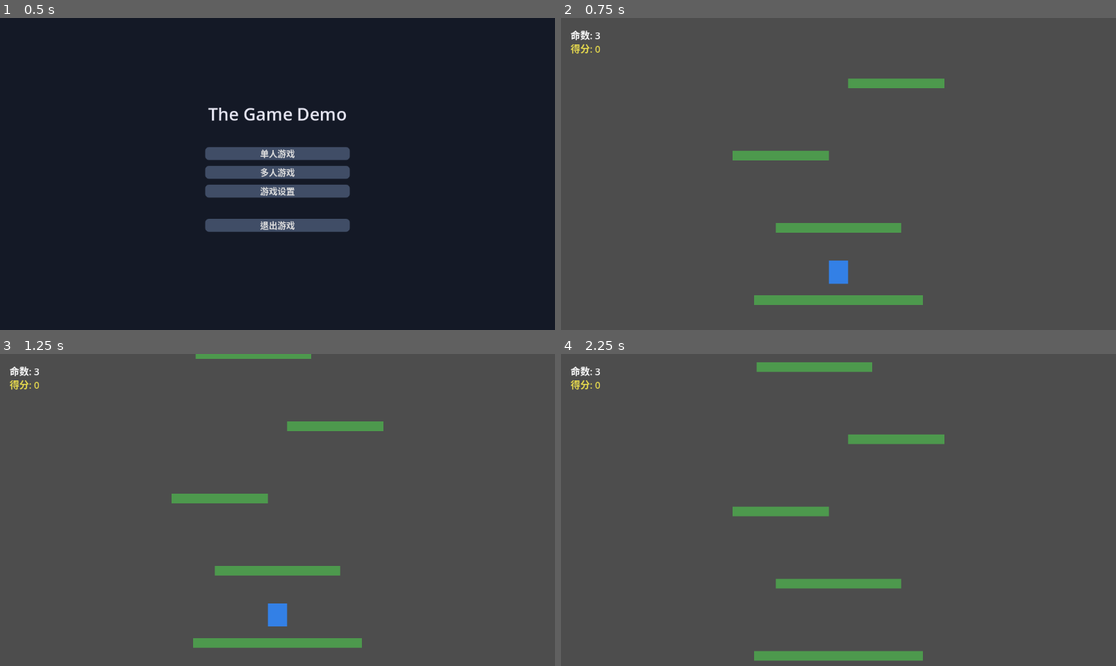
Above: before the commit, frames 1-4 (two rows, left to right).
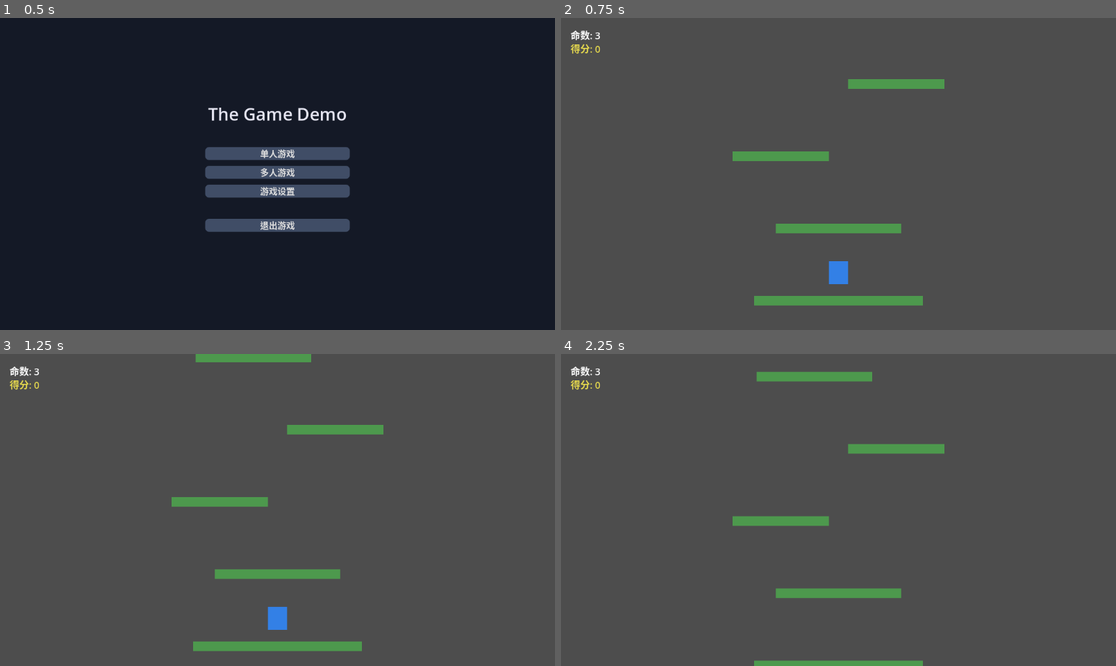
Above: after the commit, the same moments.

Repository: RainLinXi/ds-godot-2d-multiplayer
Game: Godot game, scene res://scenes/main_menu/main_menu.tscn
Same seed, same stepped clock (60 frames per second), same inputs: the game is played once before the commit and once after it.
Inputs (mouse positions are in pixels of both pictures, inside the frame that each line leads up to):
- Up to frame 1 (0.5 s): no input
- Up to frame 2 (0.75 s): click "单人游戏" at 0.5 s
- Up to frame 3 (1.25 s): no input
- Up to frame 4 (2.25 s): tap Enter (ui_accept) at 1.25, 1.52 s; move the mouse to (960, 494) at 1.27 s; hold Right (ui_right) 1.28-2 s; click (960, 494) at 1.42 s; drag from (727, 525) to (827, 659) at 2.02 s

Frame 1 is identical in both runs. In frame 2, 0.4% of the frame differs, in the area x 30-70%, y 19-93%; in frame 3, 2.3%; in frame 4, 6.2%, in the area x 30-70%, y 2-100%.

Commit message:
修复相机逻辑和跳跃高度
- 相机: 改为固定速度上升，不再根据玩家位置减速等待
- 掉落检测: 玩家超出相机底部即扣命
- 跳跃: 速度 -450→-580，跳跃高度从 ~103px 提升到 ~172px（>150px 平台间距）

Co-Authored-By: Claude Opus 4.6 <noreply@anthropic.com>

Diff:
--- a/the-game-demo/scripts/game/camera_controller.gd
+++ b/the-game-demo/scripts/game/camera_controller.gd
@@ -6,7 +6,6 @@
 @export var base_rise_speed: float = 40.0     # 基础上升速度（像素/秒）
 @export var rise_acceleration: float = 0.5    # 每秒加速量
 @export var death_margin: float = 100.0       # 超出相机底部多少像素判定死亡
-@export var min_player_gap: float = 120.0     # 相机底部与最低玩家的最小间距
 
 var current_rise_speed: float
 var elapsed_time: float = 0.0
@@ -29,6 +28,9 @@
 	elapsed_time += delta
 	current_rise_speed = base_rise_speed + rise_acceleration * elapsed_time
 
+	# 固定速度上升，不受玩家位置影响
+	camera.position.y -= current_rise_speed * delta
+
 	# 收集存活玩家
 	alive_players.clear()
 	for p: PlayerController in get_tree().get_nodes_in_group("player"):
@@ -38,25 +40,9 @@
 	if alive_players.is_empty():
 		return  # 由 GameWorld 处理游戏结束
 
-	# 找最低的存活玩家
-	var lowest_y: float = alive_players[0].position.y
-	for p: PlayerController in alive_players:
-		if p.position.y > lowest_y:
-			lowest_y = p.position.y
-
-	# 调整上升速度: 如果最低玩家接近相机底部，减速等待
+	# 检测掉落: 玩家超出相机底部一定距离即扣命
 	var viewport_height := get_viewport_rect().size.y
 	var camera_bottom := camera.position.y + viewport_height / 2.0
-	var speed_mult := 1.0
-
-	if lowest_y > camera_bottom - min_player_gap:
-		speed_mult = max(0.0, (camera_bottom - lowest_y) / min_player_gap)
-
-	# 应用相机上升
-	camera.position.y -= current_rise_speed * speed_mult * delta
-
-	# 检测掉落: 玩家超出相机底部一定距离
-	camera_bottom = camera.position.y + viewport_height / 2.0
 	for p: PlayerController in alive_players:
 		if p.position.y > camera_bottom + death_margin:
 			game_world.on_player_fell(p)
--- a/the-game-demo/scripts/game/player/player_controller.gd
+++ b/the-game-demo/scripts/game/player/player_controller.gd
@@ -5,7 +5,7 @@
 
 # 基础参数
 @export var move_speed: float = 250.0
-@export var jump_velocity: float = -450.0
+@export var jump_velocity: float = -580.0
 @export var gravity: float = 980.0
 @export var max_lives: int = 3
 
